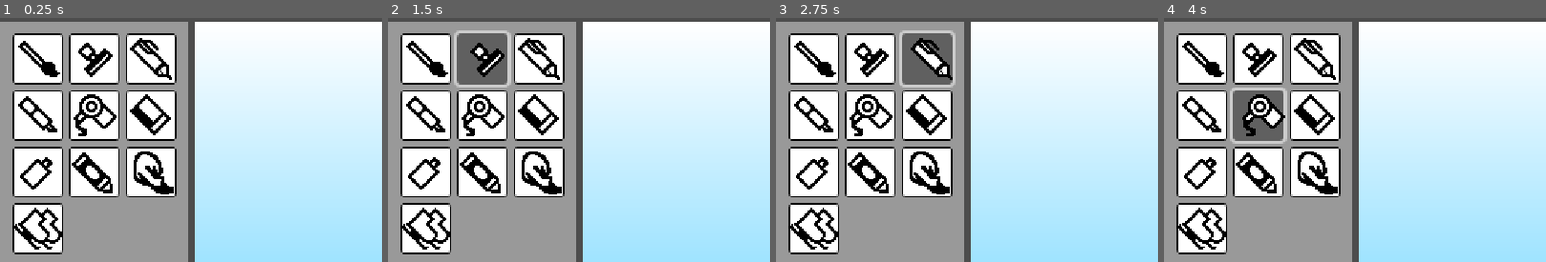
Above: before the commit, frames 1-4 (left to right).
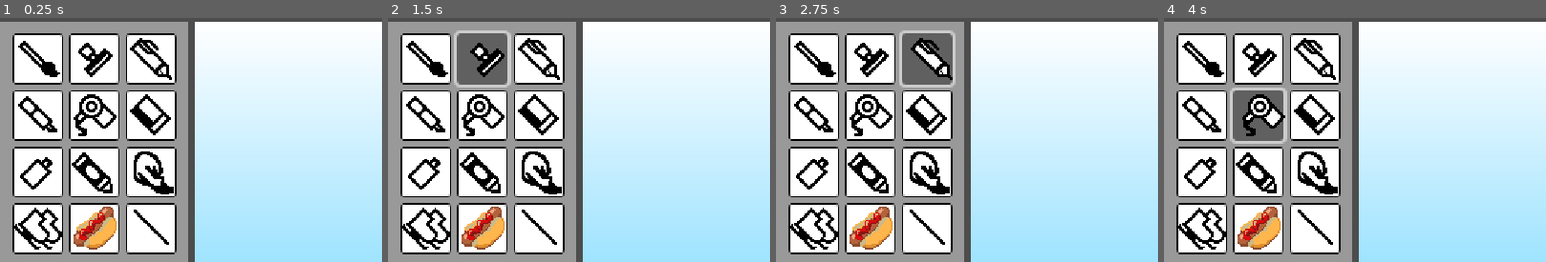
Above: after the commit, the same moments.

Repository: argonaut8/GGJ_2024
Game: Godot game, scene res://src/studio.tscn
Two runs of this game, one before a commit and one after it. Both use one fixed random seed, a clock stepped at 60 frames per second and the inputs below.
Inputs (mouse positions are % of the whole screen's width and height, from its top left):
- Up to frame 1 (0.25 s): no input
- Up to frame 2 (1.5 s): click (5, 15) at 0.5 s; click (12, 15) at 1.27 s
- Up to frame 3 (2.75 s): click (20, 15) at 2.02 s
- Up to frame 4 (4 s): click (5, 27) at 2.77 s; click (12, 27) at 3.52 s
The pictures show only the part of the screen within x 0-50%, y 7-57%; the shares and areas given below are measured in that part.

The runs differ from the first frame. In frame 1, 5.6% of the frame differs, in the area x 18-47%, y 75-97%; in frame 2, 5.6%; in frame 3, 5.6%; in frame 4, 5.6%.

Commit message:
line tool

Diff:
--- a/src/studio.gd
+++ b/src/studio.gd
@@ -37,6 +37,8 @@
 	tools.append(Crayon.new(canvas))
 	tools.append(FingerPaint.new(canvas))
 	tools.append(IceSkates.new(canvas))
+	tools.append(HotDogStamp.new(canvas))
+	tools.append(LineTool.new(canvas))
 	SignalBus.set_available_tools.emit(tools)
 
 
--- /dev/null
+++ b/src/tools/hotdog_stamp.gd
@@ -0,0 +1,7 @@
+class_name HotDogStamp
+extends Stamp
+
+
+func _init(canvas: Image) -> void:
+	super._init(canvas)
+	sprite.texture = load("res://assets/stamps/hotdog_stamp.png")
--- /dev/null
+++ b/src/tools/line_tool.gd
@@ -0,0 +1,37 @@
+class_name LineTool
+extends Tool
+
+var is_clicked: bool = false
+var anchor: Vector2
+var brush_position: Vector2
+
+func _init(canvas: Image) -> void:
+	super._init(canvas)
+	sprite.texture = load("res://assets/tools/button6.png")
+	tool_name = "Line Tool"
+	tool_description = "Draw perfectly straight lines!"
+
+func _draw() -> void:
+	if is_clicked:
+		draw_line(to_local(anchor), to_local(brush_position),  color, 1)
+
+func _process(delta):
+	queue_redraw()
+
+func _unhandled_input(event) -> void:
+	if event is InputEventMouseButton:
+		if event.get_button_index() == MOUSE_BUTTON_LEFT:
+			if event.pressed:
+				is_clicked = true
+				anchor = event.position
+			else:
+				is_clicked = false
+				var brushPosition = anchor
+				print(brushPosition - event.position)
+				while (brushPosition - event.position).length() > 0.0:
+					edited_pixels[brushPosition.round() as Vector2i] = color
+					brushPosition = brushPosition.move_toward(event.position, 1)
+				draw_pixels(edited_pixels)
+				brush_position = event.position
+	elif event is InputEventMouseMotion:
+		brush_position = event.position
Binary file added: assets/stamps/hotdog_stamp.png
Not shown, added: assets/stamps/hotdog_stamp.png.import
